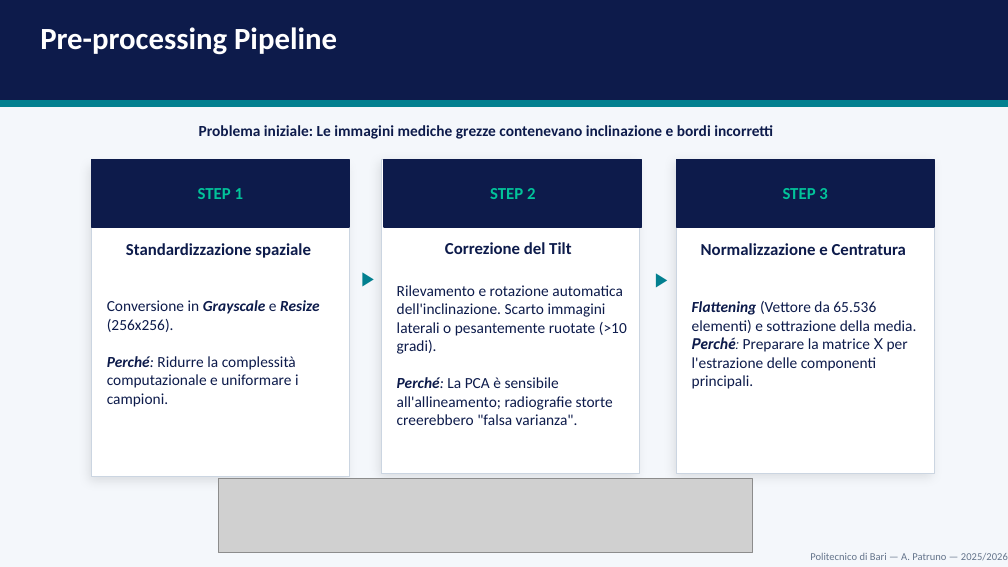
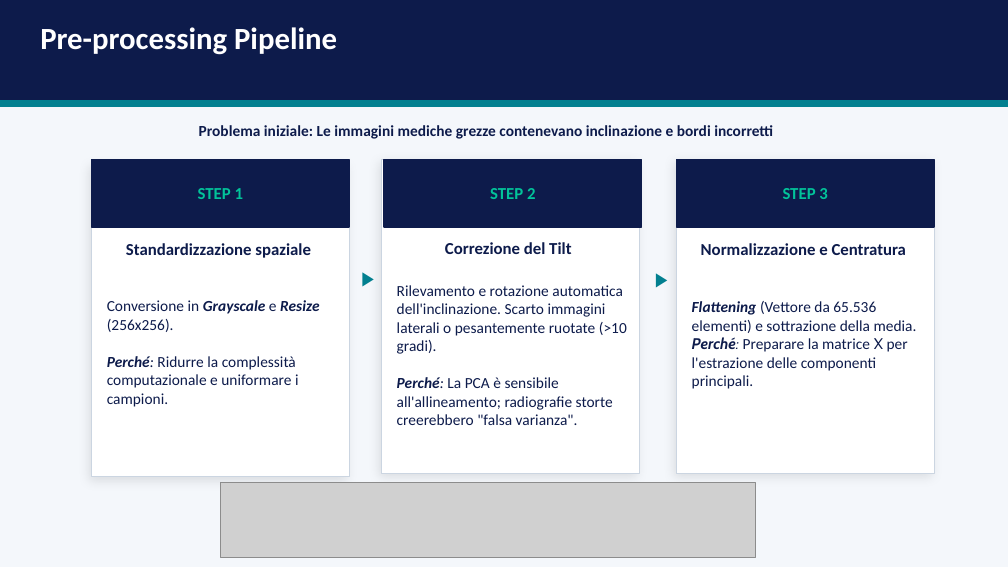
Before and after one commit to andreapatruno1/Image-Compression-and-Analysis, a slide deck: slide 4 of docs/SVD e PCA per l'analisi di immagini mediche.pptx. Drawn at 1008x567 pixels with LibreOffice and Linux fonts; fonts in the diff are those of the drawing; grey boxes stand for pictures. Boxes give left, top, right and bottom in pixels: in the first picture for what was removed or moved away, otherwise in the second. Text is boxed around its words. In the diff, an @@ line names an element or a change of style, - is before the commit and + after.

```diff
--- a/docs/SVD e PCA per l'analisi di immagini mediche.pptx
+++ b/docs/SVD e PCA per l'analisi di immagini mediche.pptx
@@ picture: place and size @@
-picture at box(218, 479, 752, 553)
+picture at box(221, 483, 755, 557)
@@ text removed at box(810, 553, 1008, 561) @@
-Politecnico di Bari — A. Patruno — 2025/2026
```
Also in this commit, not shown: 11 other slides changed, 1 slide added, 5 slides removed, 21 other files.
